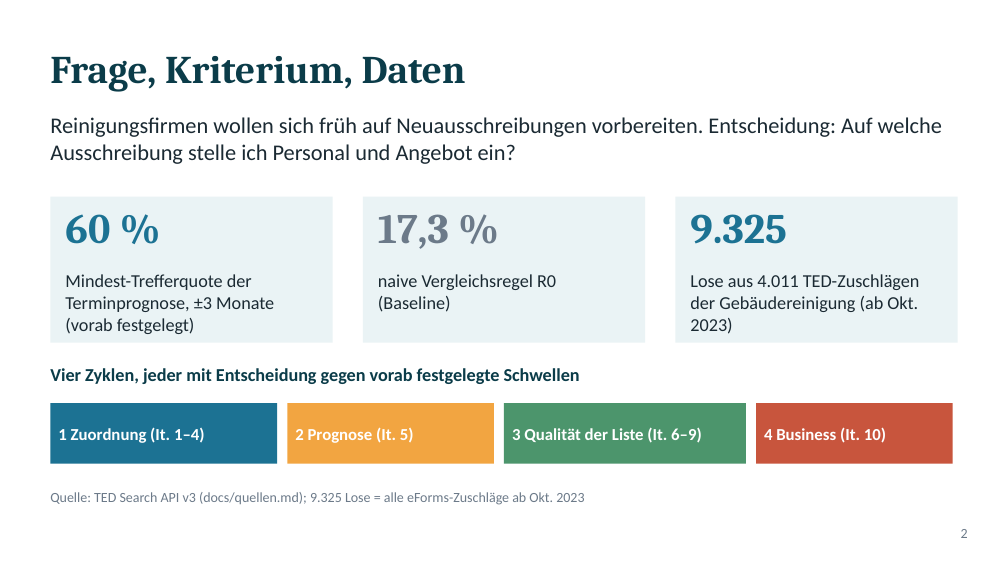
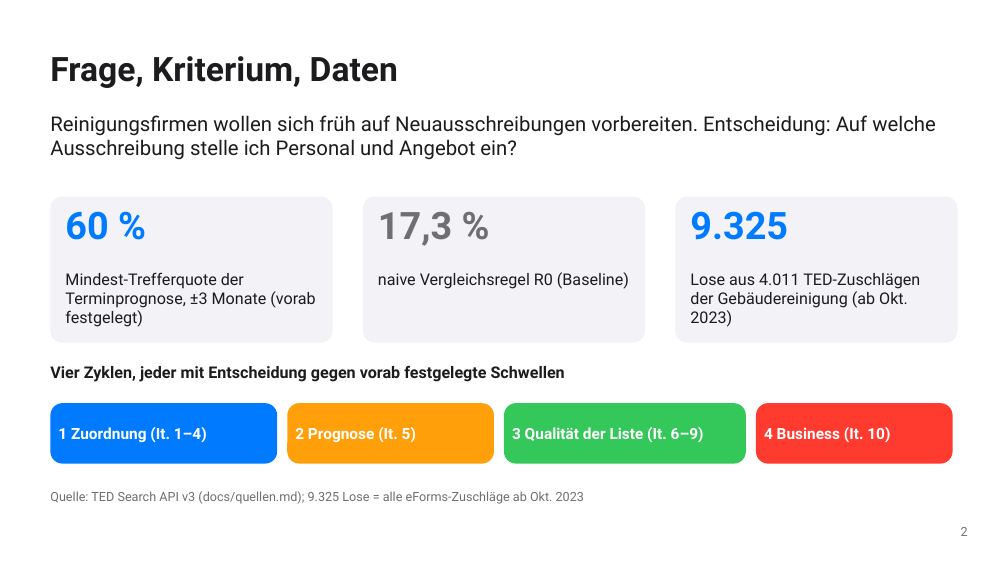
Before and after one commit to ludwigrichthammer9-web/vergabe_radar, a slide deck: slide 2 of docs/vortrag/vortrag_vergabe_radar.pptx. Drawn at 1008x567 pixels with LibreOffice and Linux fonts; fonts in the diff are those of the drawing. Boxes give left, top, right and bottom in pixels: in the first picture for what was removed or moved away, otherwise in the second. Text is boxed around its words. In the diff, an @@ line names an element or a change of style, - is before the commit and + after.

```diff
--- a/docs/vortrag/vortrag_vergabe_radar.pptx
+++ b/docs/vortrag/vortrag_vergabe_radar.pptx
@@ title "Frage, Kriterium, Daten" at (50, 56, 398, 88): size 28 to 24 pt, font Cambria to Roboto, text colour #0B3C49 to #1C1C1E @@
@@ text "Reinigungsfirmen wollen sich früh auf ..." at (50, 115, 936, 160): size 16 to 14.5 pt, font Calibri to Roboto, text colour #1B2A33 to #1C1C1E @@
@@ text "60 %" at (65, 211, 108, 240): size 30 to 27 pt, font Cambria to Roboto, text colour #1C7293 to #007AFF @@
@@ text "17,3 %" at (378, 212, 452, 246): size 30 to 27 pt, font Cambria to Roboto, text colour #6C7A89 to #6E6E73 @@
@@ rectangle to rounded rectangle; fill #EAF3F5 to #F2F2F7 in 3 elements at (50, 197, 333, 343), (363, 197, 645, 343), (675, 197, 958, 343) @@
@@ text "9.325" at (690, 211, 788, 240): size 30 to 27 pt, font Cambria to Roboto, text colour #1C7293 to #007AFF @@
@@ size 13 to 11.5 pt, font Calibri to Roboto, text colour #1B2A33 to #1C1C1E in 3 elements at (65, 272, 315, 327), (378, 272, 629, 289), (690, 273, 920, 327) @@
@@ text "Vier Zyklen, jeder mit Entscheidung ..." at (50, 365, 565, 382): size 13 to 11.5 pt, font Calibri to Roboto, text colour #0B3C49 to #1C1C1E @@
@@ rounded rectangle at (50, 403, 277, 464): rectangle to rounded rectangle; fill #1C7293 to #007AFF @@
@@ rounded rectangle at (287, 403, 494, 464): rectangle to rounded rectangle; fill #F2A541 to #FF9F0A @@
@@ rounded rectangle at (504, 403, 746, 464): rectangle to rounded rectangle; fill #4C956C to #34C759 @@
@@ rounded rectangle at (756, 403, 953, 464): rectangle to rounded rectangle; fill #C8553D to #FF3B30 @@
@@ size 12 to 11 pt, font Calibri to Roboto in 4 elements at (58, 427, 207, 443), (295, 427, 416, 443), (512, 427, 704, 442), (764, 427, 890, 442) @@
@@ text "Quelle: TED Search API v3 ..." at (50, 491, 584, 504): size 10 to 9 pt, font Calibri to Roboto, text colour #6C7A89 to #6E6E73 @@
@@ text "2" at (961, 527, 968, 536): size 10 to 9 pt, font Calibri to Roboto, text colour #6C7A89 to #6E6E73 @@
```
Also in this commit, not shown: 10 other slides changed, 1 slide added, 1 slide removed, 7 other files.
